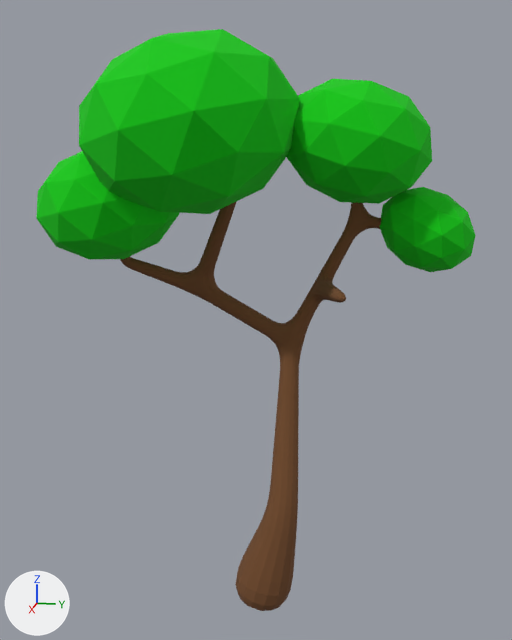
Renders of the Blender file assets/3D/environtment/tree/tree.blend from each side of a commit.
The view is the same before and after, from a 50 mm lens placed at (1.886, 0.378, 1.39), pointed at (-0.249, -0.049, 0.856). Arrows for +X, +Y and +Z are at lower left; the lights stay in place. The older version comes first.
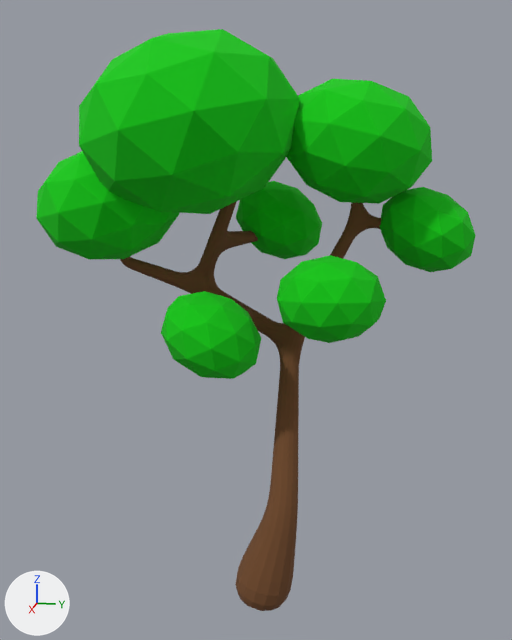
The change in detail:
me_cube is used by ob_body; location (0.0, 0.0, 0.0).
Verts and faces of me_cube; kept vertices keep their numbers, new ones are numbered from 280.
Before the commit, vertices of me_cube: 100 (-0.254, -0.087, 0.83), 103 (-0.249, -0.064, 0.882), 104 (-0.264, -0.133, 0.851), 107 (-0.259, -0.109, 0.903).
Before the commit, vertices of me_cube: 124 (-0.28, -0.157, 1.068), 127 (-0.306, -0.192, 1.093), 128 (-0.268, -0.142, 1.106), 131 (-0.293, -0.176, 1.129).
me_cube had 280 vertices, 281 faces and spanned x -0.389..0.149, y -0.522..0.467, z -0.03..1.453.
me_cube now has 288 vertices, 289 faces and spans x -0.469..0.149, y -0.522..0.467, z -0.03..1.453.
Part 1, on me_cube:
Faces deleted: (100, 103, 107, 104).
New vertices 280, 281, 282 stand at vertices 100, 103, 107, in that order, plus (0.278, -0.059, 0.0).
New vertex 283 is at (0.015, -0.191, 0.85).
New faces: (100, 280, 283, 104), (280, 281, 282, 283), (104, 283, 282, 107), (100, 103, 281, 280), (103, 107, 282, 281).
Part 2, on me_cube:
Faces deleted: (124, 127, 131, 128).
New vertex 284 is at (-0.469, -0.07, 1.097).
New vertex 285 is at (-0.443, -0.035, 1.073).
New vertex 286 is at (-0.431, -0.02, 1.111).
New vertex 287 is at (-0.455, -0.054, 1.134).
New faces: (124, 127, 284, 285), (284, 287, 286, 285), (127, 131, 287, 284), (124, 285, 286, 128), (128, 286, 287, 131).
Object 'Icosphere.006' (ob_icosphere_006) is new; it shows a copy of the mesh of ob_icosphere_003.
Its location is (-0.067, 0.2, 0.971).
Its rotation in degrees is (2.3, -7.9, -6.1).
Its scale is (0.156, 0.156, 0.123).
Object 'Icosphere.005' (ob_icosphere_005) is new; it shows a copy of the mesh of ob_icosphere_003.
Its location is (-0.061, -0.144, 0.851).
Its rotation in degrees is (-28, -10, -1.2).
Its scale is (0.156, 0.156, 0.123).
Object 'Icosphere.004' (ob_icosphere_004) is new; it shows a copy of the mesh of ob_icosphere_003.
Its location is (-0.497, -0.019, 1.144).
Its rotation in degrees is (-28, -10, -1.2).
Its scale is (0.156, 0.156, 0.123).

What differs and where, as boxes [x1, y1, x2, y2] in the pictures (512 x 640 px):
'Icosphere.006', added (green)
    after: [277, 255, 386, 343]
'Icosphere.005', added (green)
    after: [161, 291, 261, 379]
'Icosphere.004', added (green)
    after: [236, 181, 322, 259]
part 1 of me_cube, built on
    before: [234, 306, 251, 324]
part 2 of me_cube, built on
    after: [228, 231, 258, 249]
